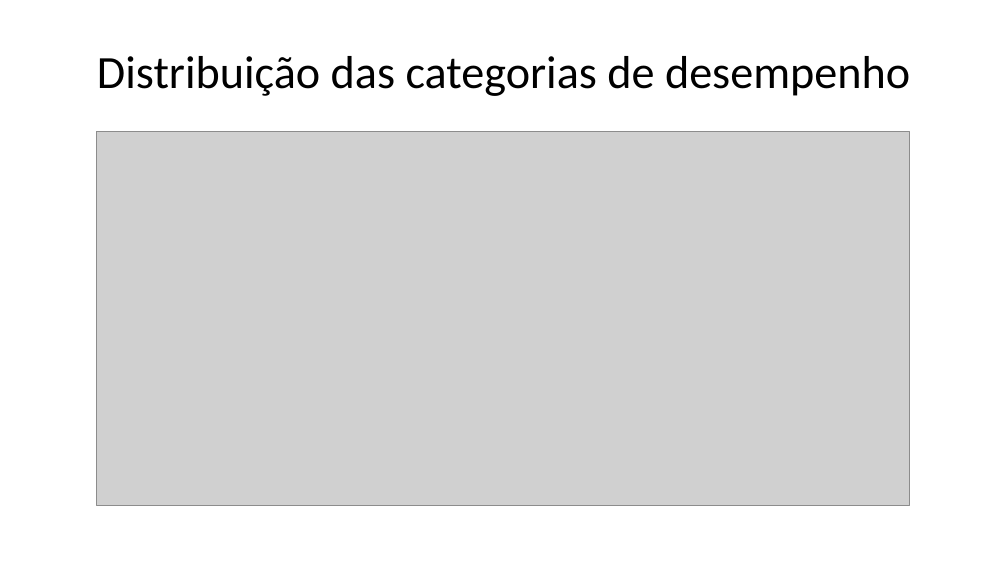
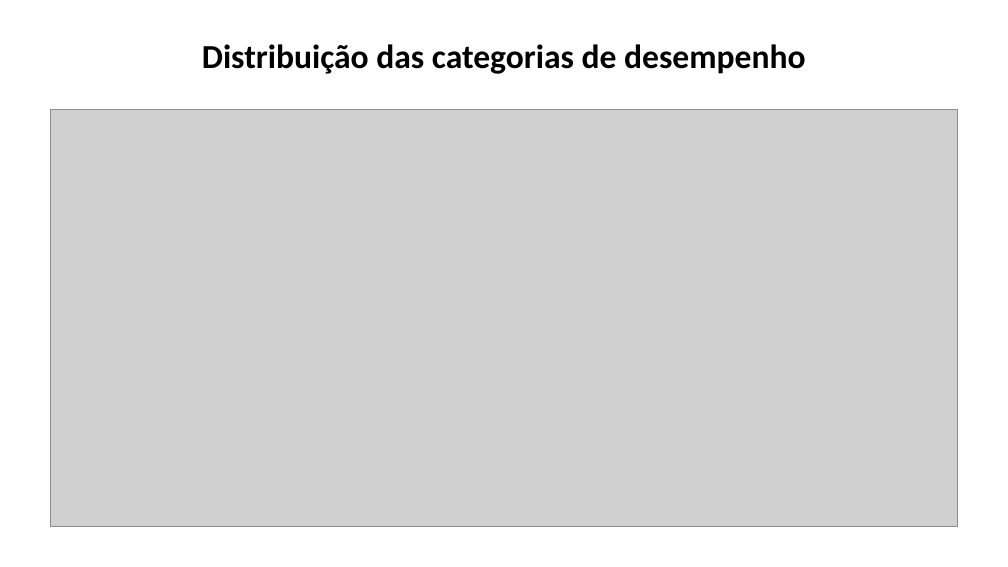
Before and after one commit to gabriel05mss/modelos_ordinais_trab1, a slide deck: slide 3 of apresentacao2.pptx. Drawn at 1008x567 pixels with LibreOffice and Linux fonts; fonts in the diff are those of the drawing; grey boxes stand for pictures. Boxes give left, top, right and bottom in pixels: in the first picture for what was removed or moved away, otherwise in the second. Text is boxed around its words. In the diff, an @@ line names an element or a change of style, - is before the commit and + after.

```diff
--- a/apresentacao2.pptx
+++ b/apresentacao2.pptx
@@ title "Distribuição das categorias de desempenho" at [202, 44, 806, 74]: size 33 to 24 pt, bold on @@
@@ picture: place and size @@
-picture at [97, 132, 910, 506]
+picture at [50, 109, 958, 526]
```
Also in this commit, not shown: 17 other slides changed, 3 other files.
